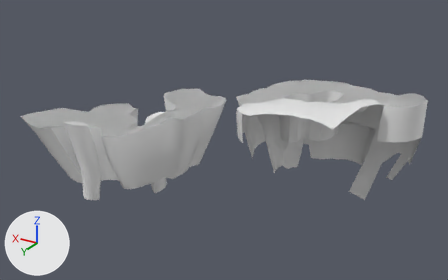
The glTF model Assets/3D/Terrain/Geometry/Draghi-Terra1-1.glb as it was, and as the next commit left it.
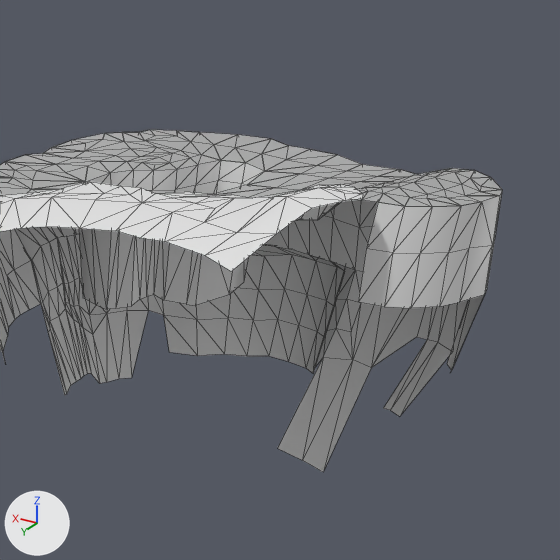
There are two pictures of each version: one whole from a 50 mm camera at (-4.48, 7.88, 3.5) aimed at (0.22, 0.04, -0.42), one close up on the part from 56% to 100% of the width and 12% to 82% of the height. The axes (+X, +Y, +Z) are drawn at lower left. The lights are the same throughout. The close-ups show mesh edges as thin lines. Vertices at the same position are counted once.

Names of what the first close-up shows: 'd-level-1-1', 'd-level-1-1-path'.
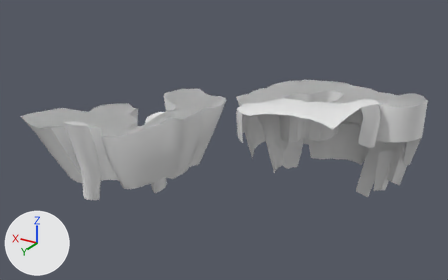
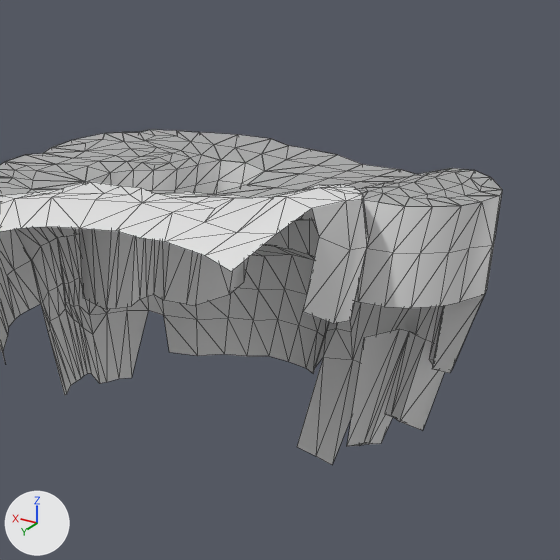
Where the change shows, as pixel boxes [x1, y1, x2, y2] in the close-ups (560 x 560 px):
'd-level-1-1', reshaped: before [0, 160, 502, 472]; after [0, 160, 502, 465]
part 1 of me_plane_002, built on: before [278, 340, 451, 472]; after [297, 194, 484, 465]

Patch to the scene script:
```diff
--- a/Assets/3D/Terrain/Geometry/Draghi-Terra1-1.glb.py
+++ b/Assets/3D/Terrain/Geometry/Draghi-Terra1-1.glb.py
@@ me_plane_002 @@
 # used by ob_d_level_1_1; location = (0.0, 0.0, 0.0)
-me_plane_002.from_pydata(...)  # 758 vertices, 1355 faces; spans x -2.7..3.02, y -2.01..1.92, z -1.38..0.6
+me_plane_002.from_pydata(...)  # 789 vertices, 1420 faces; spans x -2.7..3.02, y -2.01..1.92, z -1.38..0.6
+# me_plane_002 part 1
+# 3 vertices are removed from x -2.3..-2.18, y -0.88..-0.77, z -0.87..-0.84
+# 4 faces are deleted
+# 3 vertices move from x -1.87..-1.55, y -1.04..-0.92, z -1.37..-1.36 to x -1.92..-1.68, y -0.98..-0.89, z -1.3..-1.29
+# 34 vertices are added at x -2.49..-2.0, y -0.99..0.16, z -1.19..0.44
+# 52 new faces join them, mat_draghi_stone (white #e7e7e7)
+# 17 new faces join them, mat_draghi_dirt (white #e7e7e7)
 me_plane_002.materials.append(mat_draghi_grass)
```
